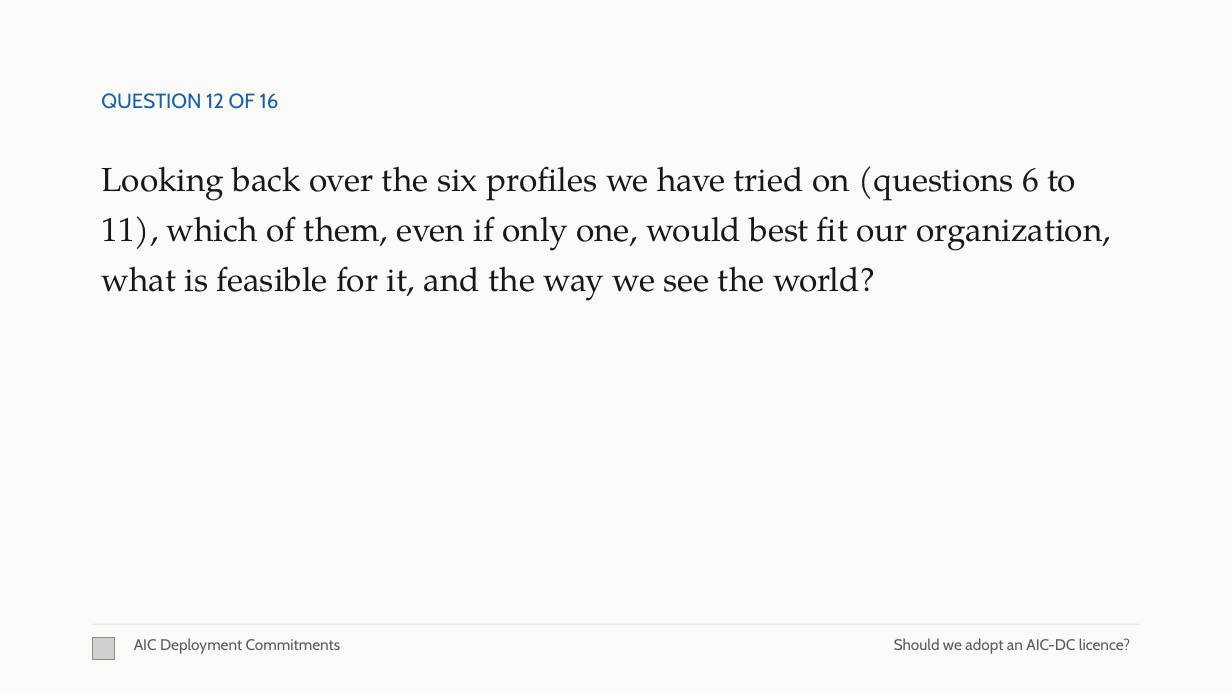
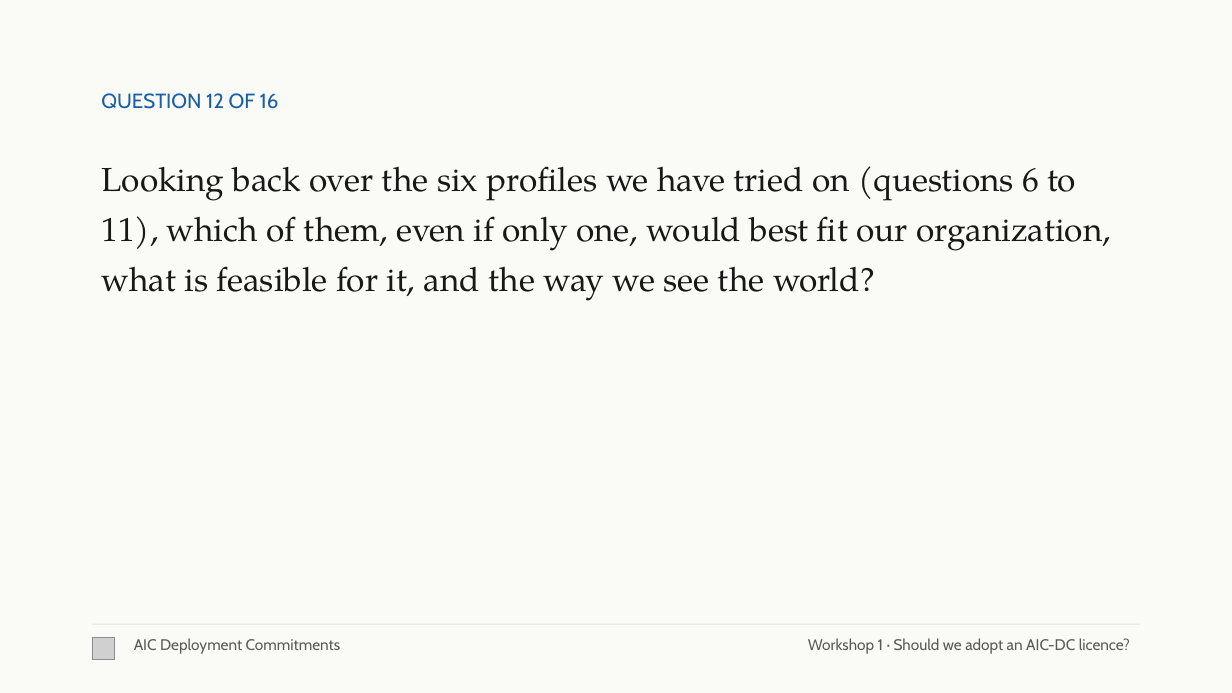
Before and after one commit to emlenartowicz/aic-dc-decks, a slide deck: slide 23 of chapter-5-1/chapter-5-1.pptx. Drawn at 1232x693 pixels with LibreOffice and Linux fonts; fonts in the diff are those of the drawing; grey boxes stand for pictures. Boxes give left, top, right and bottom in pixels: in the first picture for what was removed or moved away, otherwise in the second. Text is boxed around its words. In the diff, an @@ line names an element or a change of style, - is before the commit and + after.

```diff
--- a/chapter-5-1/chapter-5-1.pptx
+++ b/chapter-5-1/chapter-5-1.pptx
@@ text at (808,638,1130,654): text changed @@
-Should we adopt an AIC-DC licence?
+Workshop 1 · Should we adopt an AIC-DC licence?
```
Also in this commit, not shown: 22 other slides changed, 4 other files.
